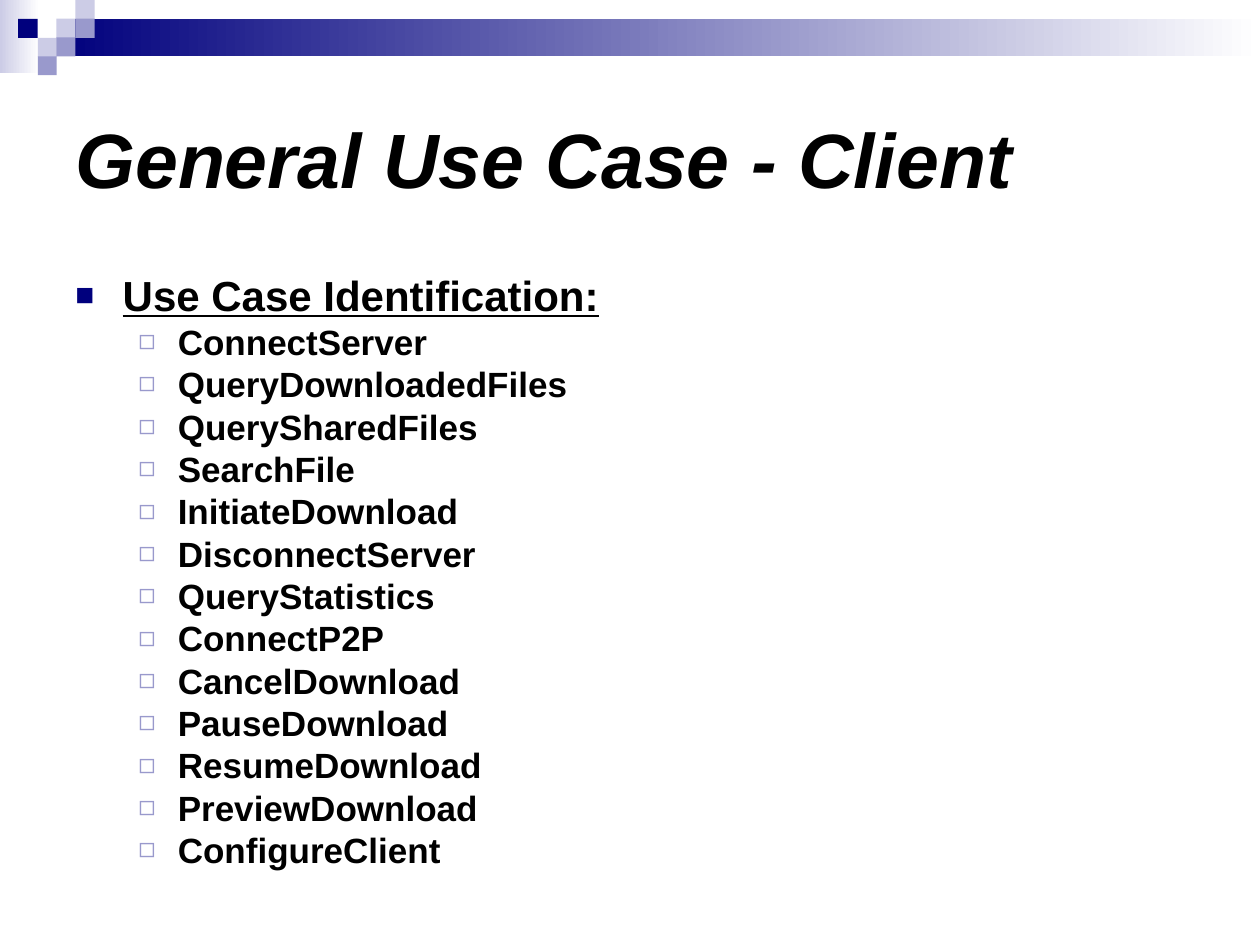
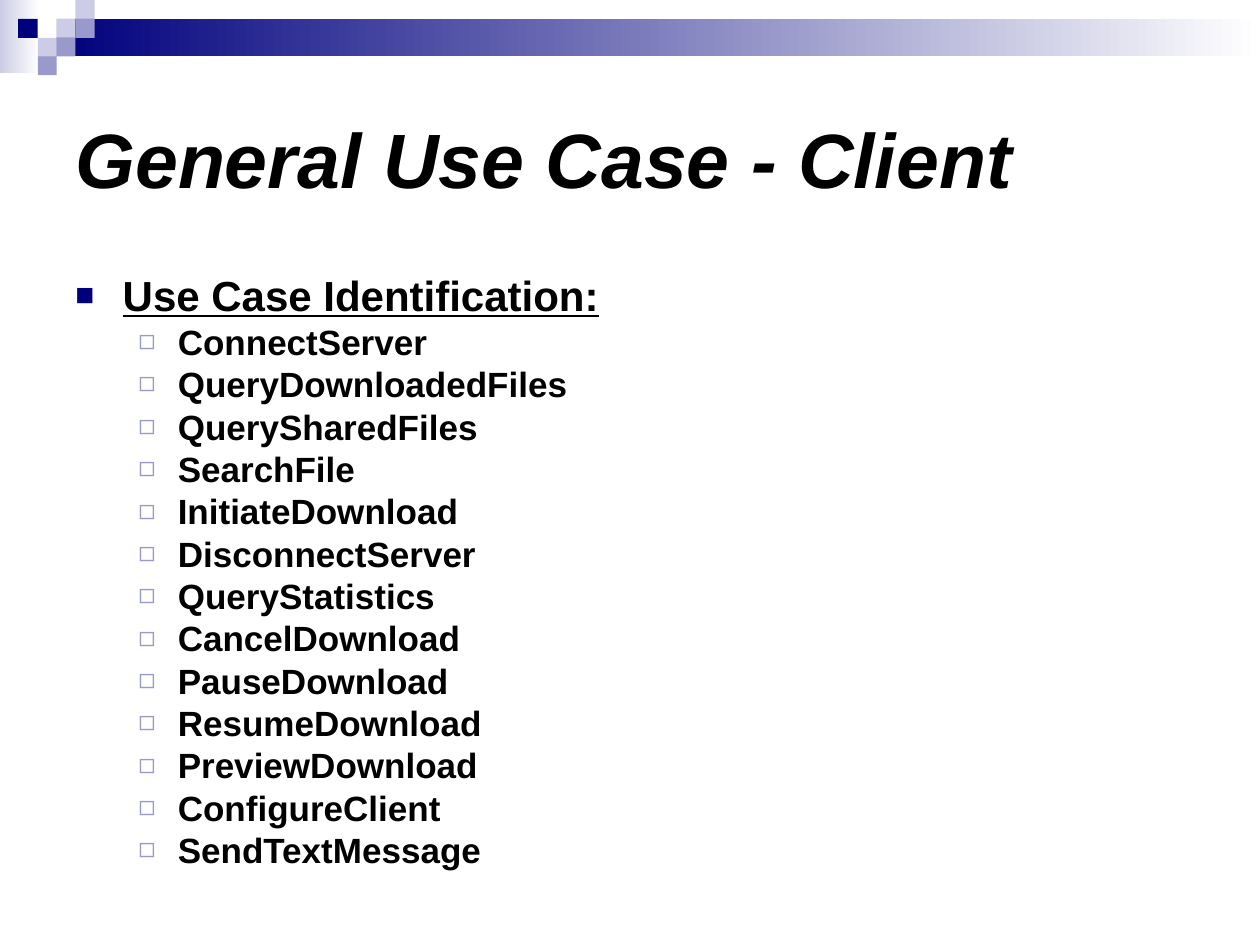
Before and after one commit to munsuri/egorilla, a slide deck: slide 49 of doc/PresentacionIS.ppt (slide 45 before the commit). Drawn at 1260x945 pixels with LibreOffice and Linux fonts; fonts in the diff are those of the drawing. Boxes give left, top, right and bottom in pixels: in the first picture for what was removed or moved away, otherwise in the second. Text is boxed around its words. In the diff, an @@ line names an element or a change of style, - is before the commit and + after.

```diff
--- a/doc/PresentacionIS.ppt
+++ b/doc/PresentacionIS.ppt
@@ text at (x1=178, y1=626, x2=384, y2=652): paragraph removed @@
-  ◻ ConnectP2P
@@ text at (x1=178, y1=837, x2=481, y2=870): paragraph added @@
+  ◻ SendTextMessage
```
Also in this commit, not shown: 5 other slides changed, 4 slides added.
